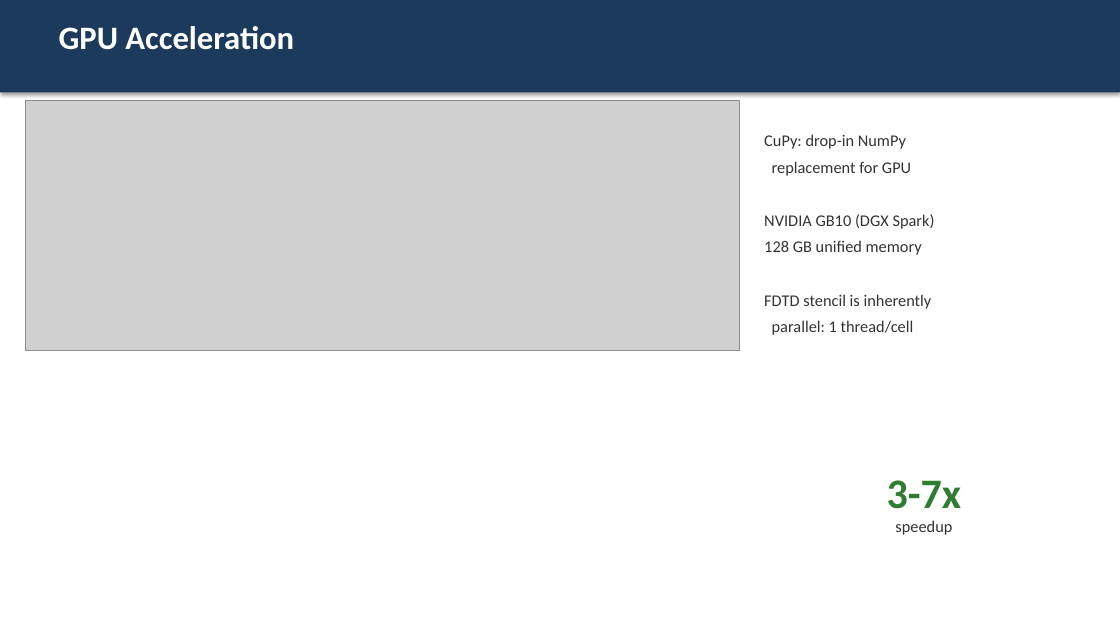
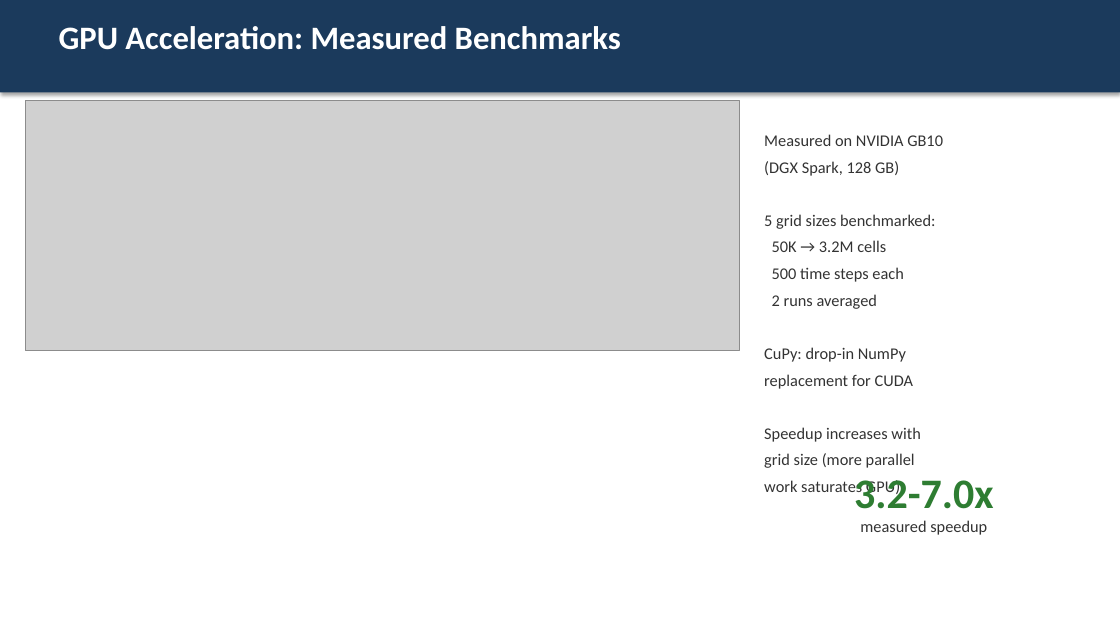
Before and after one commit to Maruf001/GPR-FDTD-FWI, a slide deck: slide 18 of outputs/GPR_FDTD_FWI_Presentation.pptx (slide 17 before the commit). Drawn at 1120x630 pixels with LibreOffice and Linux fonts; fonts in the diff are those of the drawing; grey boxes stand for pictures. Boxes give left, top, right and bottom in pixels: in the first picture for what was removed or moved away, otherwise in the second. Text is boxed around its words. In the diff, an @@ line names an element or a change of style, - is before the commit and + after.

```diff
--- a/outputs/GPR_FDTD_FWI_Presentation.pptx
+++ b/outputs/GPR_FDTD_FWI_Presentation.pptx
@@ text at [59,26,621,50]: text changed @@
-GPU Acceleration
+GPU Acceleration: Measured Benchmarks
@@ text at [764,134,943,309]: paragraphs added @@
+Measured on NVIDIA GB10
+(DGX Spark, 128 GB)
+5 grid sizes benchmarked:
+50K → 3.2M cells
+500 time steps each
+2 runs averaged
@@ text at [764,374,920,497]: text changed @@
-replacement for GPU
-NVIDIA GB10 (DGX Spark)
-128 GB unified memory
-FDTD stencil is inherently
-parallel: 1 thread/cell
+replacement for CUDA
+Speedup increases with
+grid size (more parallel
+work saturates GPU)
@@ text at [854,480,994,535]: text changed @@
-3-7x
-speedup
+3.2-7.0x
+measured speedup
```
Also in this commit, not shown: 3 other slides changed, 2 slides added, 1 slide removed, 1 other file.
